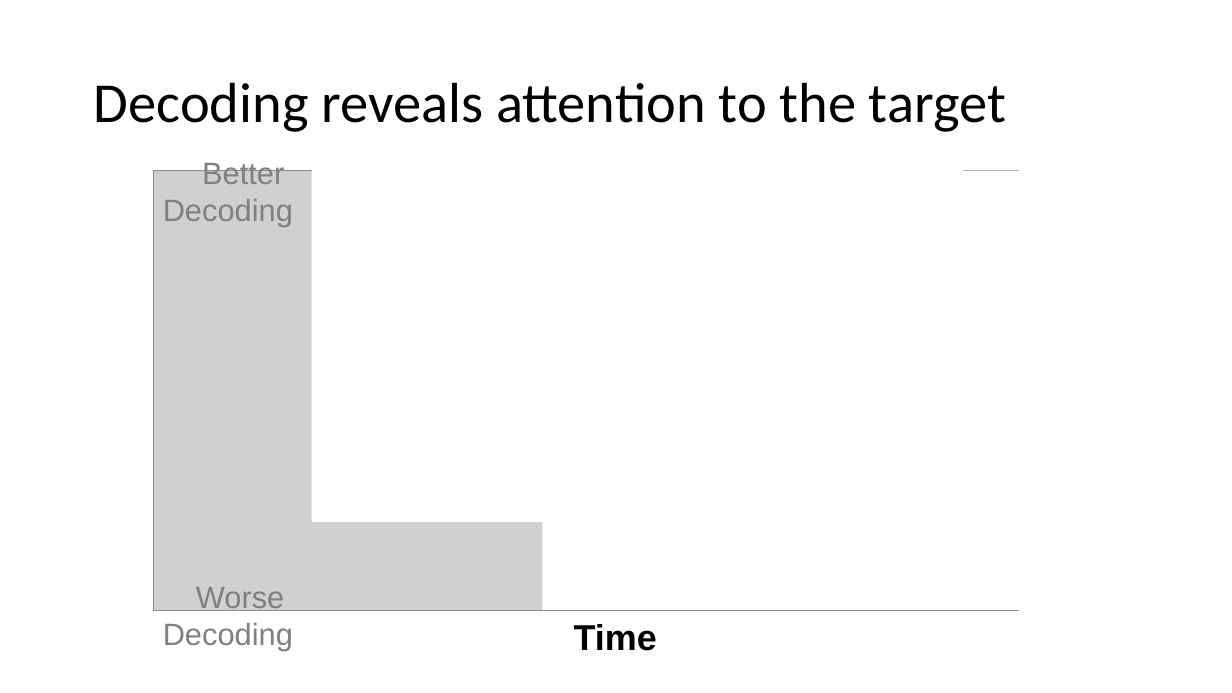
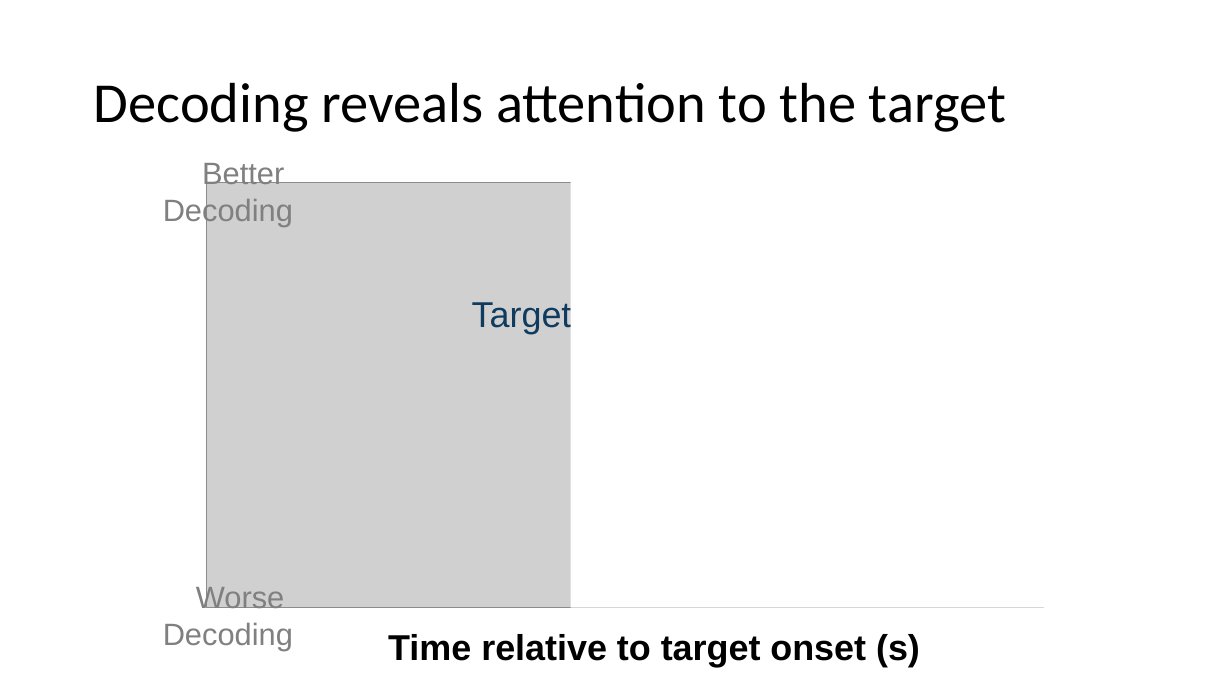
Before and after one commit to haberdashPI/german_track, a slide deck: slide 65 of presentations/ARO_2021/adapting_auditory_attention.pptx (slide 69 before the commit). Drawn at 1232x693 pixels with LibreOffice and Linux fonts; fonts in the diff are those of the drawing; grey boxes stand for pictures. Boxes give left, top, right and bottom in pixels: in the first picture for what was removed or moved away, otherwise in the second. Text is boxed around its words. In the diff, an @@ line names an element or a change of style, - is before the commit and + after.

```diff
--- a/presentations/ARO_2021/adapting_auditory_attention.pptx
+++ b/presentations/ARO_2021/adapting_auditory_attention.pptx
@@ rectangle removed at box(311, 150, 963, 523) @@
@@ rectangle: place and size @@
-rectangle at box(543, 171, 1194, 610)
+rectangle at box(571, 171, 1194, 608)
@@ picture: place and size @@
-picture at box(153, 171, 1019, 610)
+picture at box(207, 183, 1043, 608)
@@ text added at box(472, 299, 572, 334), 28 pt, text #0F3B5E @@
+Target
@@ text removed at box(574, 624, 657, 651) @@
-Time
@@ text added at box(388, 634, 920, 667), 28 pt, text #000000, bold @@
+Time relative to target onset (s)
```
Also in this commit, not shown: 29 other slides changed, 15 slides added, 8 slides removed.
